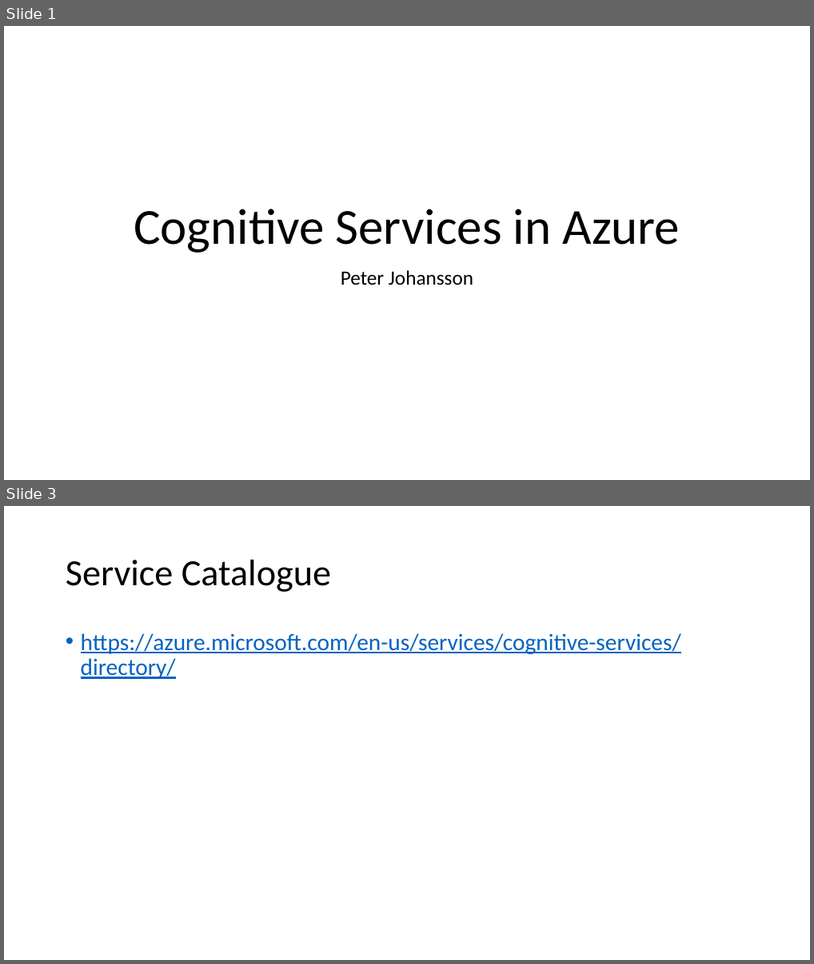
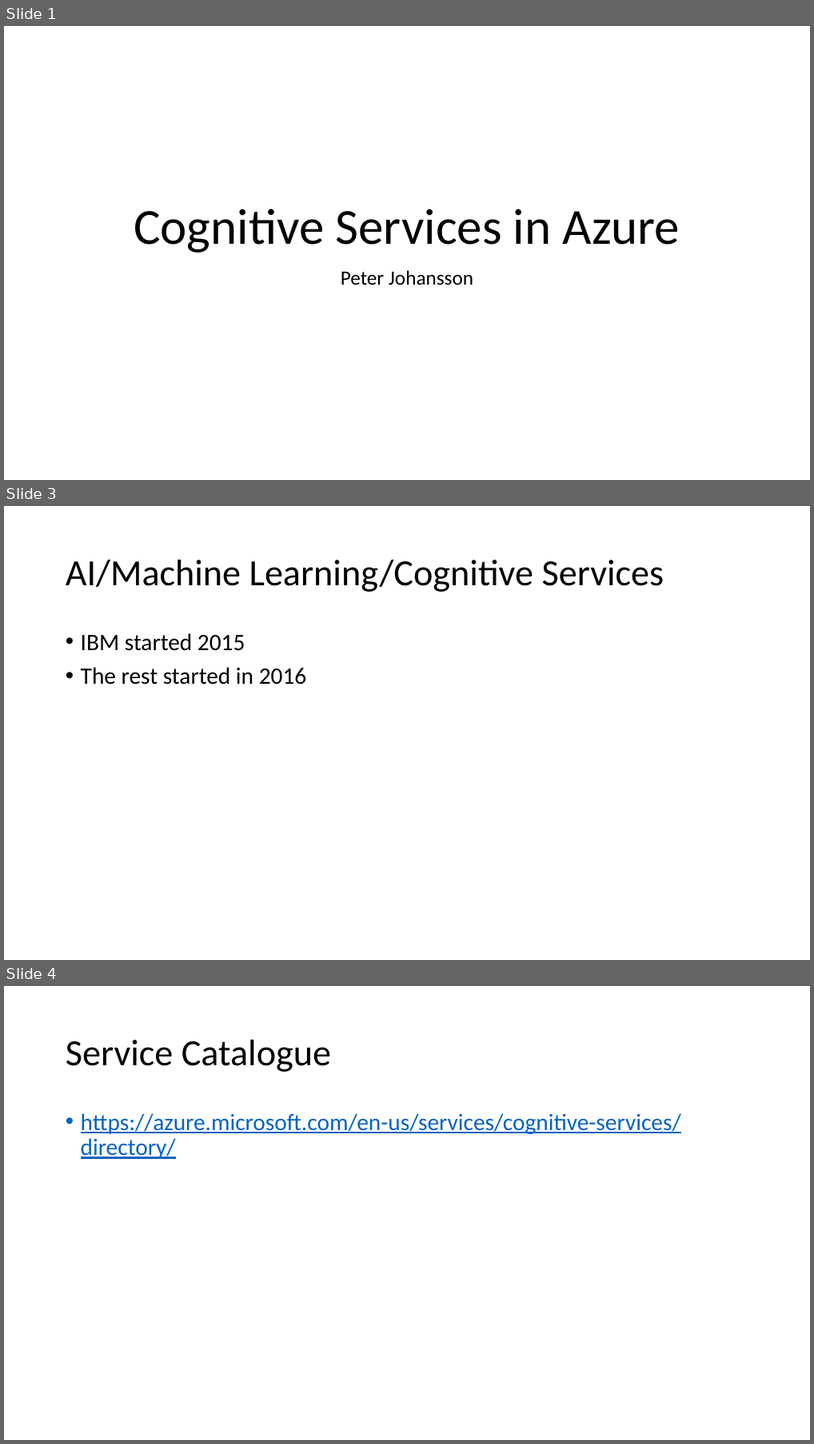
Before and after one commit to petejoha-sog/cognitive-workshop, a slide deck: Slides/CognitiveServicesInAzure.pptx. Shown one above the other, each under a label of ours: slides 1 and 3 before the commit, slides 1, 3 and 4 after it; the slides between them are not shown. The pictures are 814x964 and 814x1444 pixels, drawn with LibreOffice and Linux fonts; fonts in the diff are those of the drawing. Boxes give left, top, right and bottom in pixels: in the first picture for what was removed or moved away, otherwise in the second. Text is boxed around its words. In the diff, an @@ line names an element or a change of style, - is before the commit and + after.

```diff
--- a/Slides/CognitiveServicesInAzure.pptx
+++ b/Slides/CognitiveServicesInAzure.pptx
@@ slide 3 added at <box>4,506,810,960</box>, background #FFFFFF @@
@@ title added at <box>66,560,665,592</box>, 44 pt, text #000000 @@
+AI/Machine Learning/Cognitive Services
@@ text added at <box>81,633,306,684</box>, 28 pt, text #000000 @@
+• IBM started 2015
+• The rest started in 2016
@@ what was slide 3 is now slide 4 @@
```
Also in this commit, not shown: 2 slides changed, 1 other slide added.
